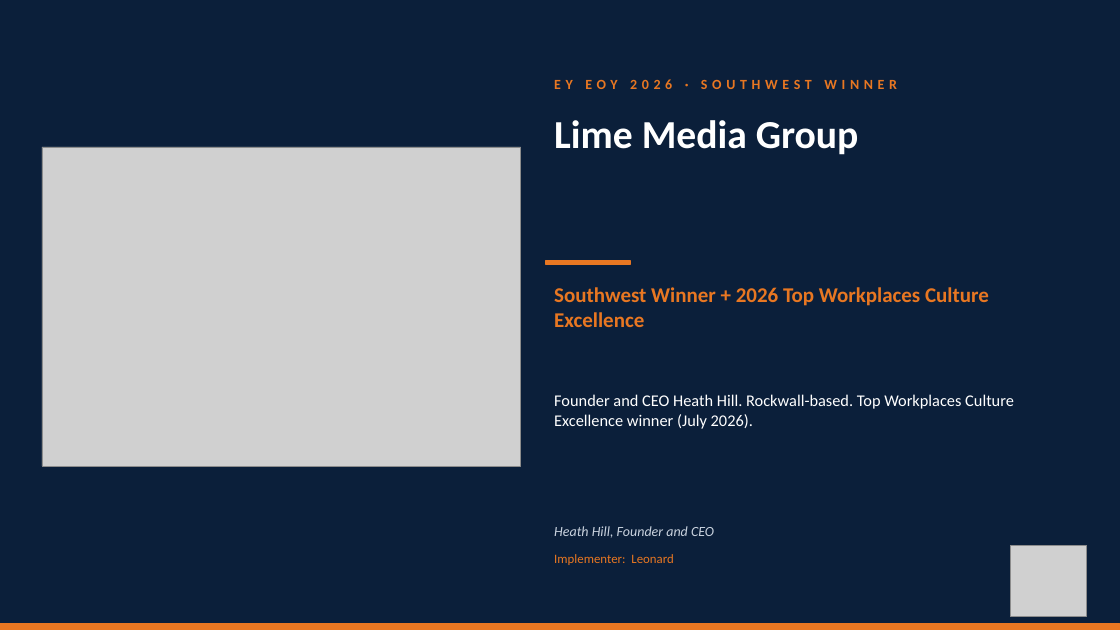
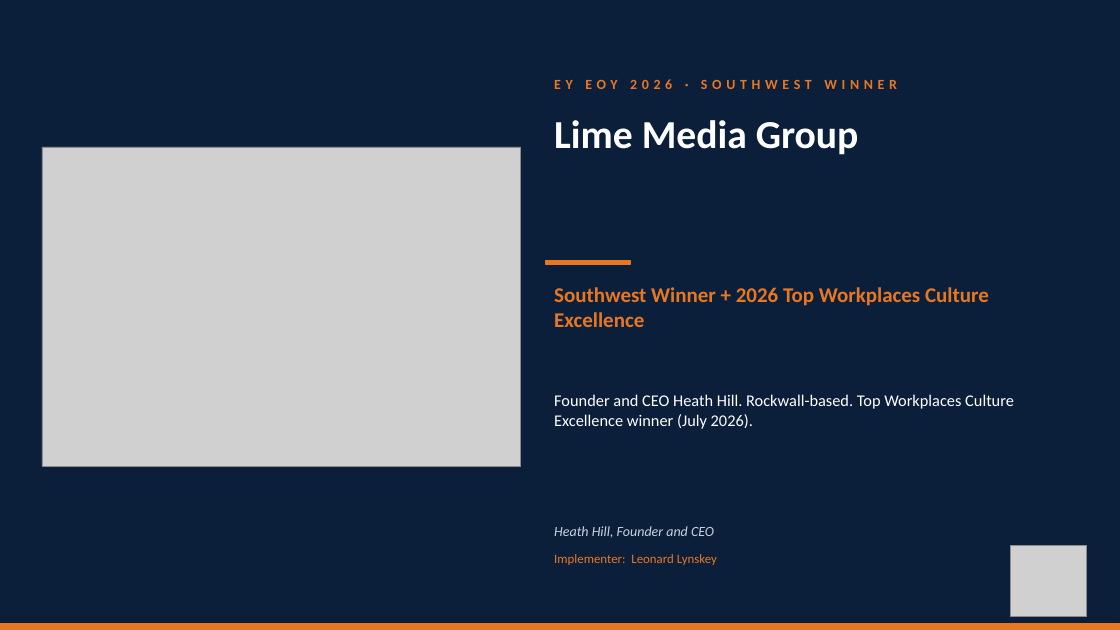
Before and after one commit to TicoRicoRay/wroe-dallas-2026, a slide deck: slide 11 of deliverables/celebrations-loop/Celebrations-Loop.pptx (slide 8 before the commit). Drawn at 1120x630 pixels with LibreOffice and Linux fonts; fonts in the diff are those of the drawing; grey boxes stand for pictures. Boxes give left, top, right and bottom in pixels: in the first picture for what was removed or moved away, otherwise in the second. Text is boxed around its words. In the diff, an @@ line names an element or a change of style, - is before the commit and + after.

```diff
--- a/deliverables/celebrations-loop/Celebrations-Loop.pptx
+++ b/deliverables/celebrations-loop/Celebrations-Loop.pptx
@@ text at bbox=[554, 554, 717, 565]: text changed @@
-Implementer: Leonard
+Implementer: Leonard Lynskey
```
Also in this commit, not shown: 2 other files.
